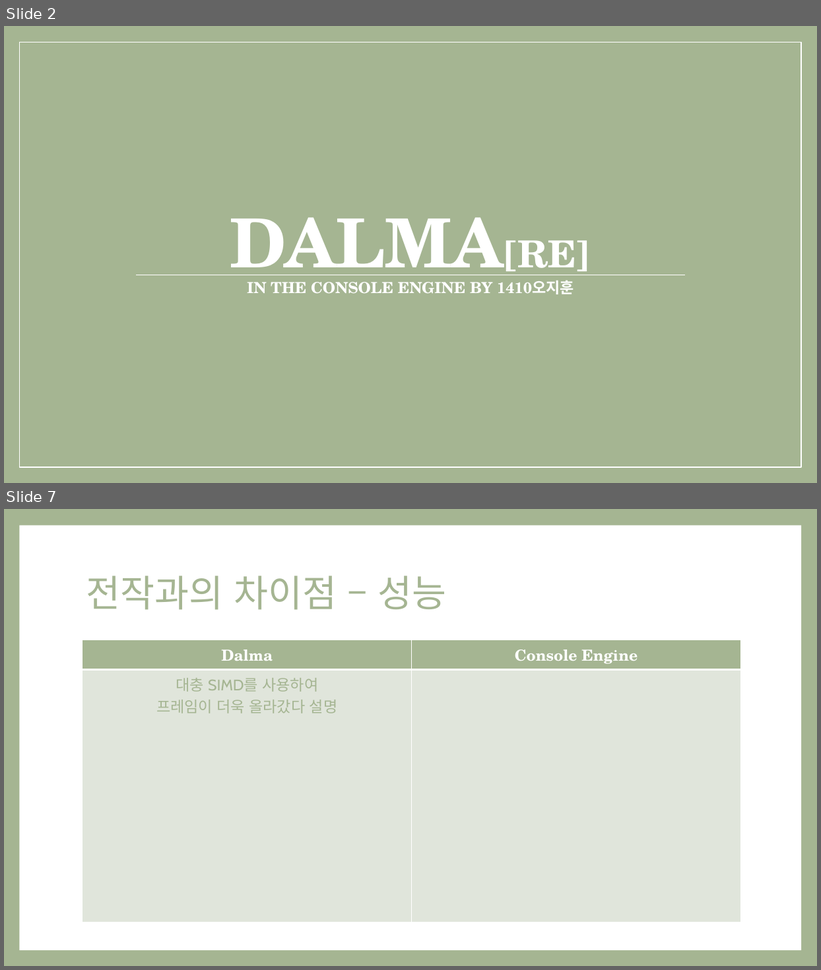
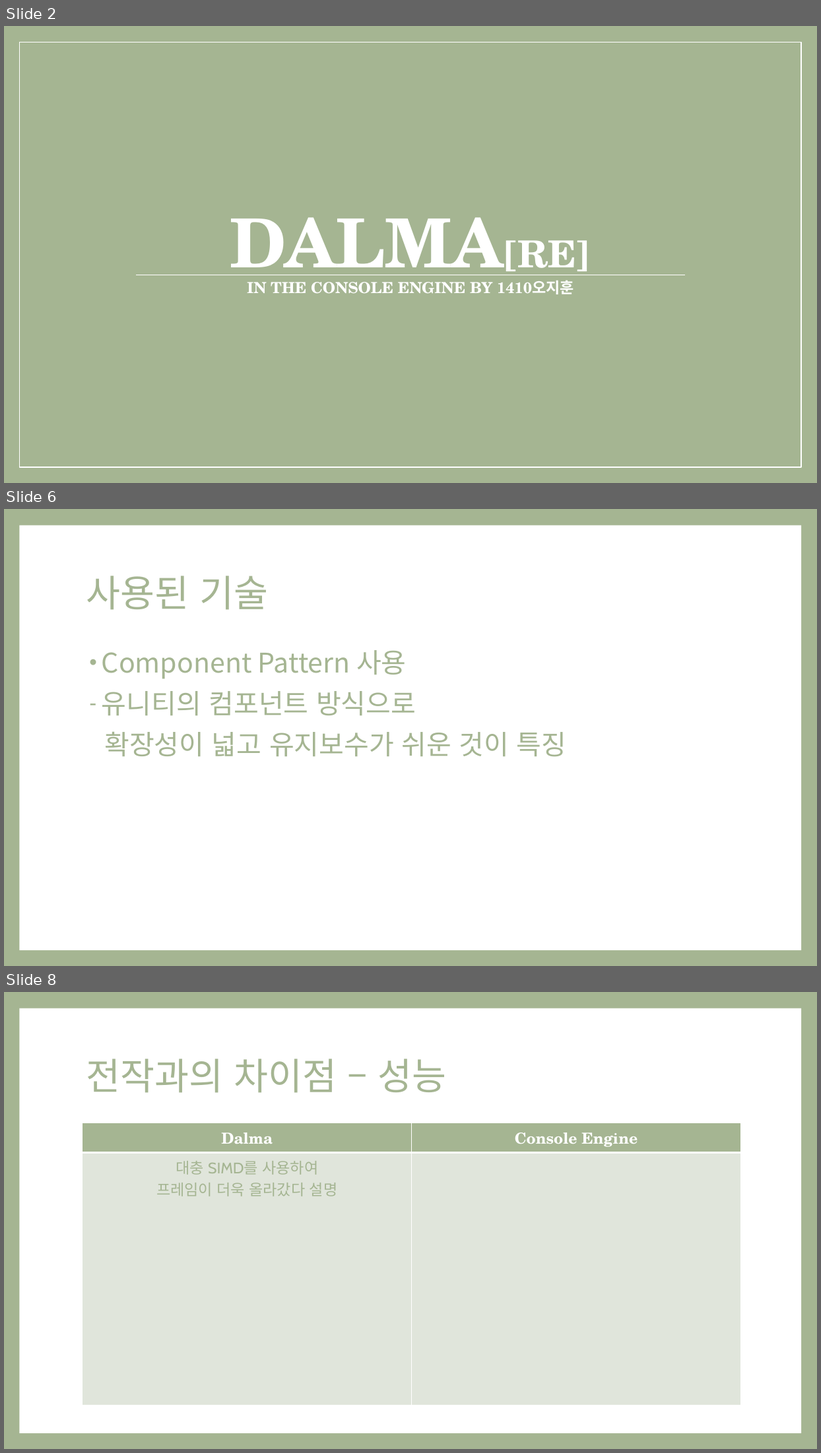
Before and after one commit to Ozzangeo/ConsoleEngine, a slide deck: 1410_오지훈_플밍_Project_발표자료.pptx. Shown one above the other, each under a label of ours: slides 2 and 7 before the commit, slides 2, 6 and 8 after it; the slides between them are not shown. The pictures are 821x970 and 821x1453 pixels, drawn with LibreOffice and Linux fonts; fonts in the diff are those of the drawing. Boxes give left, top, right and bottom in pixels: in the first picture for what was removed or moved away, otherwise in the second. Text is boxed around its words. In the diff, an @@ line names an element or a change of style, - is before the commit and + after.

```diff
--- a/1410_오지훈_플밍_Project_발표자료.pptx
+++ b/1410_오지훈_플밍_Project_발표자료.pptx
@@ slide 6 added at [4, 509, 817, 966], background #A5B592; not listed: 1 template element that a slide beside it also shows @@
@@ title added at [86, 576, 268, 610], 44 pt, text #A5B592 @@
+사용된 기술
@@ text added at [102, 650, 567, 757], 32 pt, text #A5B592 @@
+• Component Pattern 사용
+– 유니티의 컴포넌트 방식으로
+확장성이 넓고 유지보수가 쉬운 것이 특징
@@ what was slide 7 is now slide 8 @@
```
Also in this commit, not shown: 3 slides changed, 1 other slide added, 1 slide removed, 54 other files.
